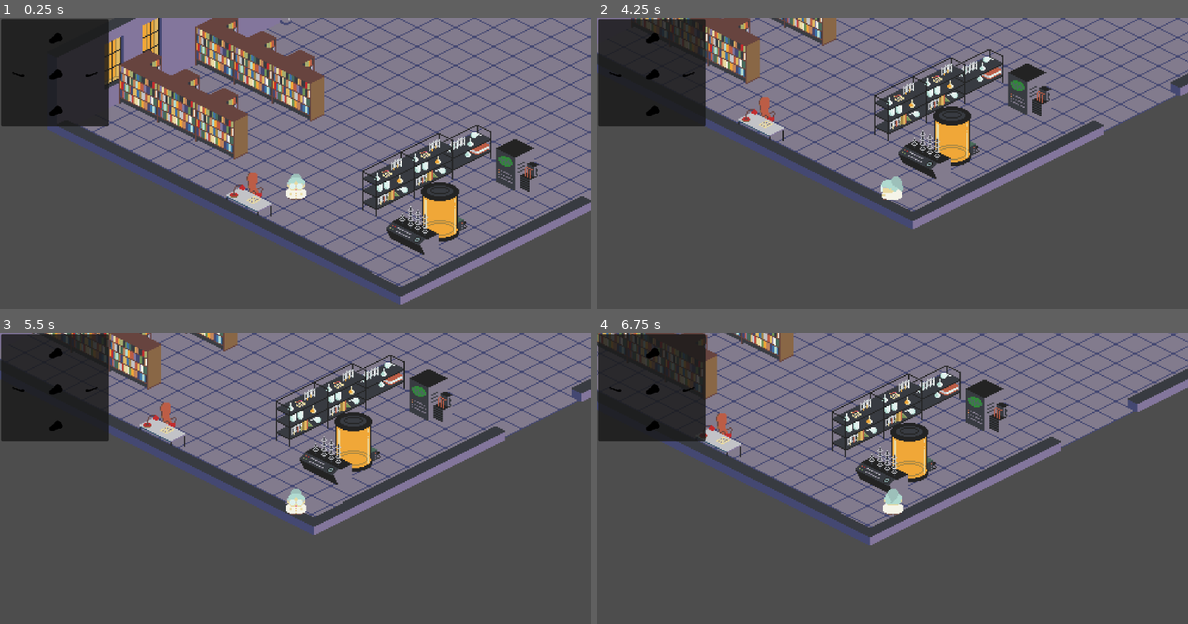
Above: before the commit, frames 1-4 (two rows, left to right).
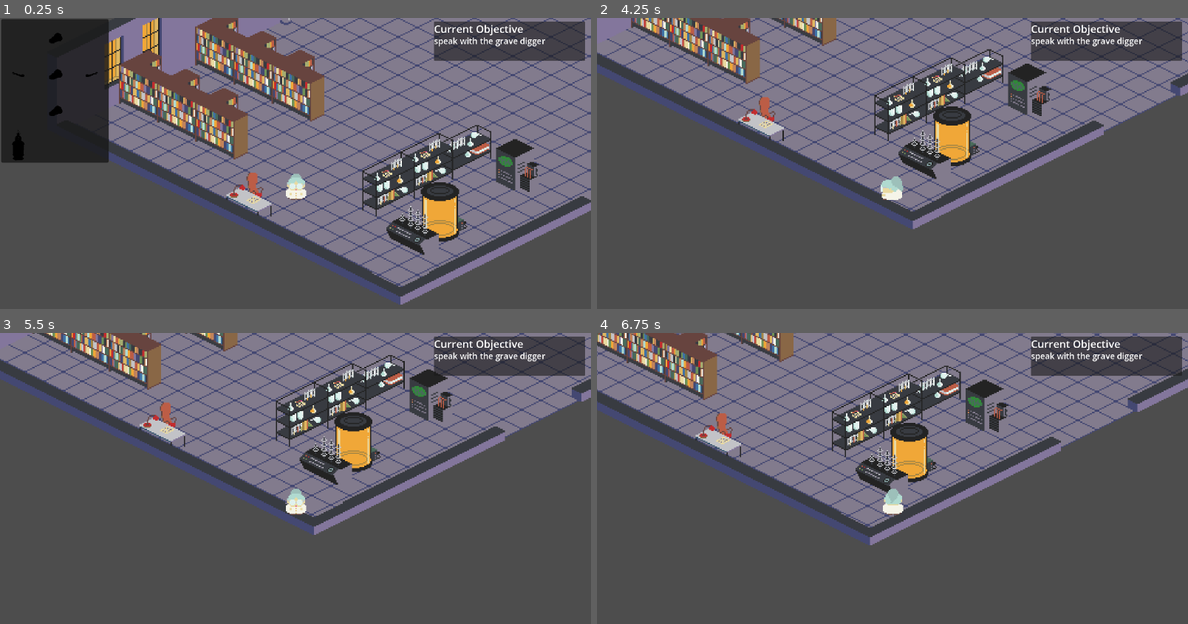
Above: after the commit, the same moments.

Repository: ekaktusz/screamjam2024
Game: Godot game, scene res://Scenes/Screens/Game/game.tscn
Same seed, same stepped clock (60 frames per second), same inputs: the game is played once before the commit and once after it.
Inputs:
- Up to frame 1 (0.25 s): no input
- Up to frame 2 (4.25 s): tap Enter at 0.5, 2 s; hold Right (ui_right) 0.53-1.28 s; hold E (interact) 0.53-1.28 s; tap Space at 1.25, 3.5 s; hold Down (ui_down) 1.28-2.03 s; tap E (interact) at 1.35, 2.85 s; hold Right (ui_right) 2.03-2.78 s; hold E (interact) 2.03-2.78 s; hold Up (ui_up) 2.78-3.53 s; hold Left (ui_left) from 3.53 s (still down); hold E (interact) from 3.53 s (still down); tap Tab (open_inventory) at 4.15 s
- Up to frame 3 (5.5 s): release E (interact) at 4.28 s; tap E (interact) at 4.35 s; release Left (ui_left) at 5.03 s; hold Down (ui_down) from 5.03 s (still down); hold E (interact) from 5.03 s (still down)
- Up to frame 4 (6.75 s): tap Enter at 5.75 s; release Down (ui_down) at 5.78 s; release E (interact) at 5.78 s; hold Right (ui_right) 5.78-6.53 s; tap E (interact) at 5.85 s; tap Space at 6.5 s; hold Up (ui_up) from 6.53 s (still down); hold E (interact) from 6.53 s (still down)

The runs differ from the first frame. In frame 1, 5.6% of the frame differs, in the area x 0-99%, y 1-50%; in frame 2, 10%, in the area x 0-99%, y 0-38%; in frame 3, 10%; in frame 4, 10%.
Error before the commit: Invalid assignment of property or key 'self_modulate' with value of type 'Color' on a base object of type 'null instance'. (res://Scenes/Inventory/inventory.gd…

Commit message:
progress in resolution

Diff:
--- a/Scenes/Character/character_body_2d.tscn
+++ b/Scenes/Character/character_body_2d.tscn
@@ -1,7 +1,6 @@
-[gd_scene load_steps=72 format=3 uid="uid://yspo5jyeg5s0"]
+[gd_scene load_steps=71 format=3 uid="uid://yspo5jyeg5s0"]
 
 [ext_resource type="Script" path="res://Scenes/Character/character_body_2d.gd" id="1_mwy0c"]
-[ext_resource type="PackedScene" uid="uid://bemdgdebmeocr" path="res://Scenes/Inventory/Inventory.tscn" id="2_jtff0"]
 [ext_resource type="Texture2D" uid="uid://bwkbg2ulhrpbn" path="res://Scenes/Character/assets/main_character_sheet.png" id="4_alshn"]
 
 [sub_resource type="AtlasTexture" id="AtlasTexture_13myu"]
@@ -513,17 +512,6 @@
 z_index = 1
 y_sort_enabled = true
 script = ExtResource("1_mwy0c")
-
-[node name="CanvasLayer" type="CanvasLayer" parent="."]
-
-[node name="Inventory" parent="CanvasLayer" instance=ExtResource("2_jtff0")]
-z_index = 99
-y_sort_enabled = true
-offset_left = 4.0
-offset_top = 4.0
-offset_right = 4.0
-offset_bottom = 4.0
-scale = Vector2(2, 2)
 
 [node name="Sprite2D" type="AnimatedSprite2D" parent="."]
 sprite_frames = SubResource("SpriteFrames_flx6g")
--- a/Scenes/Graveyard/graveyard.tscn
+++ b/Scenes/Graveyard/graveyard.tscn
@@ -13,11 +13,9 @@
 [node name="TileMapLayerFirstFloor" parent="." instance=ExtResource("1_nb32e")]
 z_index = 1
 tile_map_data = PackedByteArray("AAAFAP3/AAACAAEAAAAEAP3/AAACAAIAAAADAPz/AAABAAIAAAACAPz/AAABAAMAAAADAPv/AAACAAQAAAAEAP …(4720 unchanged characters)…
-metadata/_edit_lock_ = true
 
 [node name="TileMapLayerGroundFloor" parent="." instance=ExtResource("2_l3wsg")]
 tile_map_data = PackedByteArray("AAAIAPz/AAAAAAAAAAAHAPv/AAAAAAAAAAAGAPv/AAAAAAIAAAAFAPr/AAAAAAIAAAADAPz/AAAAAAIAAAAEAP …(8272 unchanged characters)…
-metadata/_edit_lock_ = true
 
 [node name="Dog" parent="." instance=ExtResource("4_xtb8y")]
 position = Vector2(295, -74)
--- a/Scenes/Graveyard/lantern.tscn
+++ b/Scenes/Graveyard/lantern.tscn
@@ -17,6 +17,7 @@
 
 [node name="Sprite2D" parent="." index="0"]
 position = Vector2(-6.77626e-21, -10)
+scale = Vector2(1, 1)
 texture = ExtResource("2_2l15x")
 region_enabled = true
 region_rect = Rect2(192, 256, 64, 64)
@@ -36,8 +37,8 @@
 [node name="PointLight2D" type="PointLight2D" parent="Sprite2D" index="1"]
 self_modulate = Color(1, 1, 1, 0)
 y_sort_enabled = true
-position = Vector2(20, 0)
-scale = Vector2(1.918, 2)
+position = Vector2(-0.0320015, 10)
+scale = Vector2(1.50067, 2.20833)
 energy = 0.3
 shadow_enabled = true
 shadow_filter = 1
--- a/Scenes/HUD/hud.tscn
+++ b/Scenes/HUD/hud.tscn
@@ -15,7 +15,7 @@
 offset_top = 4.0
 offset_right = 4.0
 offset_bottom = 4.0
-scale = Vector2(0.5, 0.5)
+scale = Vector2(2, 2)
 
 [node name="CurrentObjective" type="MarginContainer" parent="CanvasLayer"]
 offset_left = 1454.0
--- a/Scenes/Inventory/Inventory.tscn
+++ b/Scenes/Inventory/Inventory.tscn
@@ -1,8 +1,9 @@
-[gd_scene load_steps=4 format=3 uid="uid://bemdgdebmeocr"]
+[gd_scene load_steps=5 format=3 uid="uid://bemdgdebmeocr"]
 
 [ext_resource type="Script" path="res://Scenes/Inventory/inventory.gd" id="1_22qny"]
 [ext_resource type="Texture2D" uid="uid://cqvjt6u7qvr4j" path="res://Scenes/Inventory/assets/hand2.png" id="3_8wxru"]
 [ext_resource type="Texture2D" uid="uid://cbtyw0mnd27aa" path="res://Scenes/Inventory/assets/torso3.png" id="4_o12jf"]
+[ext_resource type="Texture2D" uid="uid://b5l7p6m7poqoc" path="res://Scenes/Inventory/assets/lantern.webp" id="7_gc0cx"]
 
 [node name="Inventory" type="Control"]
 layout_mode = 3
@@ -69,3 +70,8 @@
 
 [node name="Empty3" type="TextureRect" parent="PanelContainer/GridContainer"]
 layout_mode = 2
+
+[node name="Lantern" type="TextureRect" parent="PanelContainer/GridContainer"]
+layout_mode = 2
+texture = ExtResource("7_gc0cx")
+expand_mode = 4
--- a/Scenes/Screens/Game/game.tscn
+++ b/Scenes/Screens/Game/game.tscn
@@ -8,6 +8,7 @@
 [ext_resource type="PackedScene" uid="uid://t24335gumm23" path="res://Scenes/NPC/Npcs/Priest2.tscn" id="7_qlpmb"]
 [ext_resource type="PackedScene" uid="uid://bibciqajbuv6o" path="res://Scenes/NPC/Npcs/MinisterBoy.tscn" id="8_lwj13"]
 [ext_resource type="PackedScene" uid="uid://ce4wdswhq308m" path="res://Scenes/Labor/Labor.tscn" id="9_18b27"]
+[ext_resource type="PackedScene" uid="uid://cjt67ijaplgyf" path="res://Scenes/HUD/hud.tscn" id="12_3qbvf"]
 [ext_resource type="PackedScene" uid="uid://uf62v7rjeu3b" path="res://Scenes/Graveyard/graveyard.tscn" id="12_hxdip"]
 
 [node name="Main" type="Node2D"]
@@ -46,4 +47,6 @@
 [node name="TileMapGroundFloor" parent="." instance=ExtResource("1_rv4jy")]
 tile_map_data = PackedByteArray()
 
-[connection signal="torso_collected_in_labor" from="Labor" to="Player" method="_on_item_collected"]
+[node name="Hud" parent="." instance=ExtResource("12_3qbvf")]
+
+[connection signal="torso_collected_in_labor" from="Labor" to="." method="_on_item_collected"]
Not shown: 1 places in Scenes/Screens/Game/game.tscn that only renumber resources
